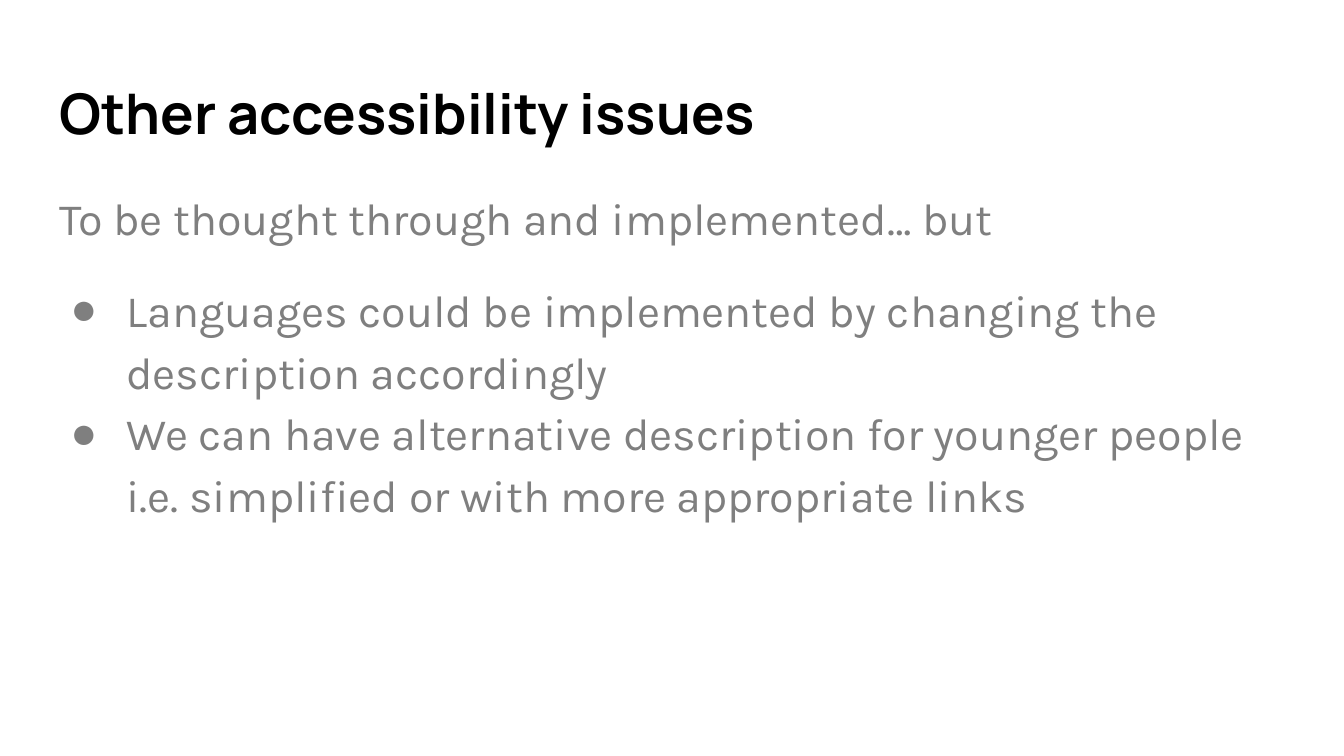
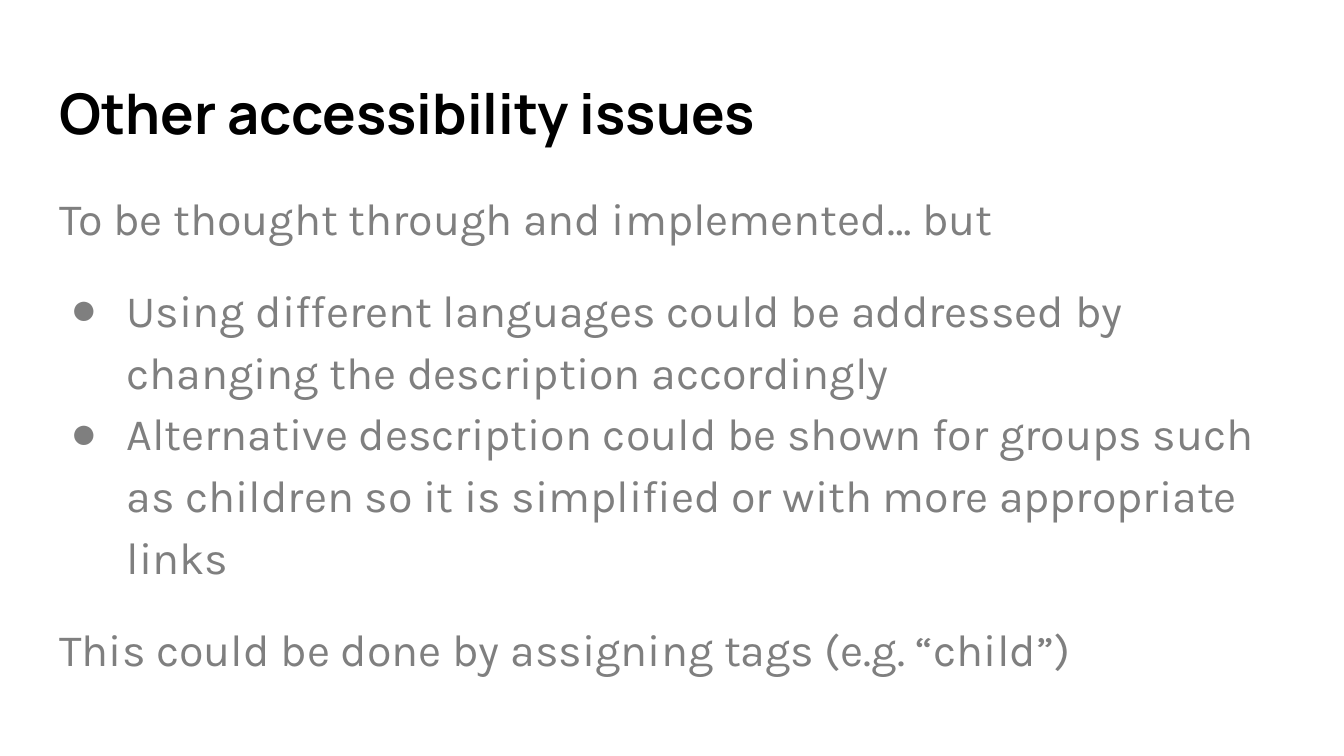
Before and after one commit to Glasgow19/team-5, a slide deck: slide 10 of presentation.pptx. Drawn at 1344x756 pixels with LibreOffice and Linux fonts; fonts in the diff are those of the drawing. Boxes give left, top, right and bottom in pixels: in the first picture for what was removed or moved away, otherwise in the second. Text is boxed around its words. In the diff, an @@ line names an element or a change of style, - is before the commit and + after.

```diff
--- a/presentation.pptx
+++ b/presentation.pptx
@@ text at [59, 296, 1254, 677]: text changed @@
-● Languages could be implemented by changing the description accordingly
-● We can have alternative description for younger people i.e. simplified or with more appropriate links
+● Using different languages could be addressed by changing the description accordingly
+● Alternative description could be shown for groups such as children so it is simplified or with more appropriate links
+This could be done by assigning tags (e.g. “child”)
```
Also in this commit, not shown: 2 other slides changed, 1 slide added.
